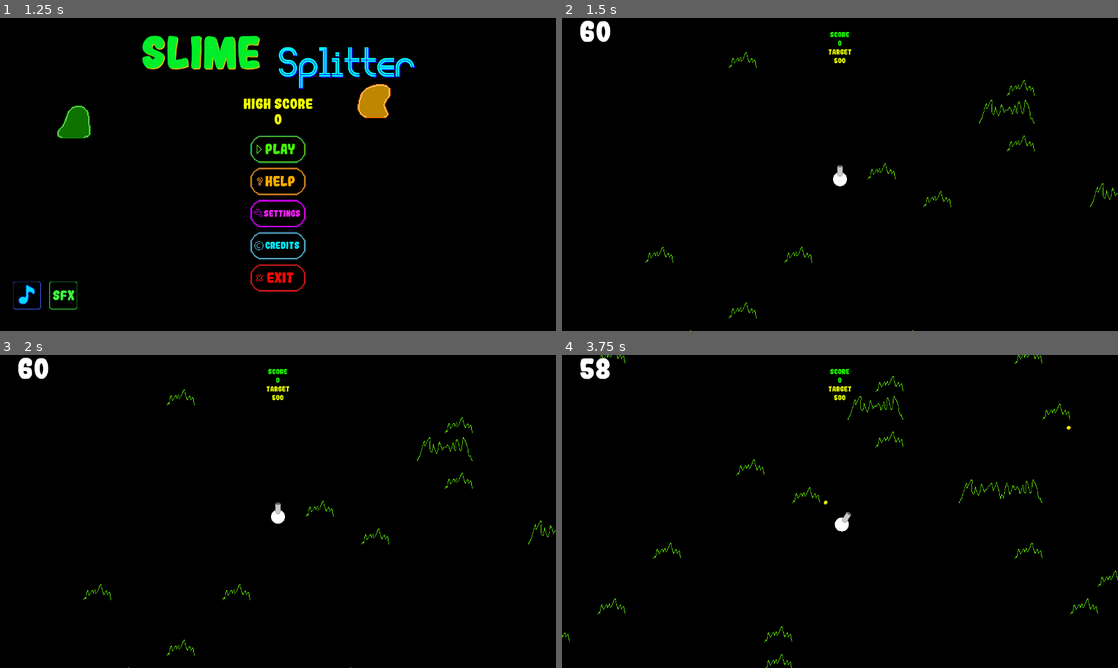
Above: before the commit, frames 1-4 (two rows, left to right).
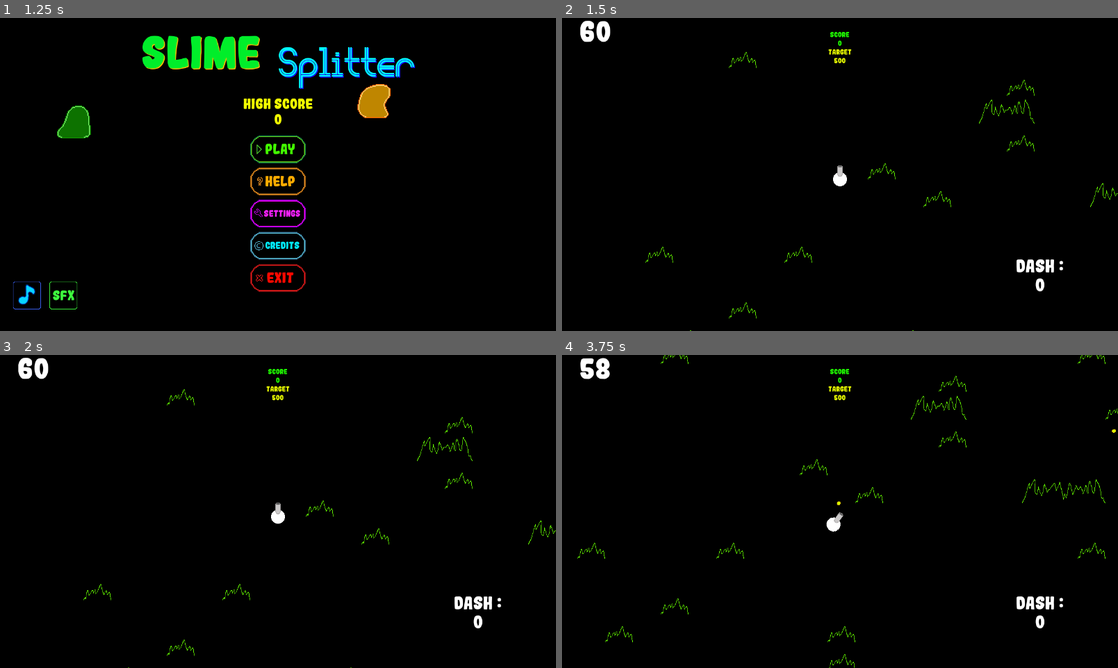
Above: after the commit, the same moments.

Repository: Insta-x/slime-splitter-game
Game: Godot game, scene res://Menu/Menu.tscn
Same seed, same stepped clock (60 frames per second), same inputs: the game is played once before the commit and once after it.
Inputs (mouse positions are in pixels of both pictures, inside the frame that each line leads up to):
- Up to frame 1 (1.25 s): click "Play" at 0.5 s
- Up to frame 2 (1.5 s): click "Play" at 1.25 s
- Up to frame 3 (2 s): no input
- Up to frame 4 (3.75 s): tap Enter at 2 s; move the mouse to (962, 495) at 2.02 s; hold D (move_right) 2.03-2.78 s; hold Space (dash) 2.03-2.78 s; click (962, 495) at 2.17 s; move the mouse to (728, 527) at 2.77 s; hold S (move_down) 2.78-3.53 s; tap Space (dash) at 2.85 s; move the mouse to (895, 442) at 3.52 s; hold D (move_right) from 3.53 s (still down); hold Space (dash) from 3.53 s (still down); click (895, 442) at 3.6 s

Frame 1 is identical in both runs. In frame 2, 0.3% of the frame differs, in the area x 81-91%, y 77-88%; in frame 3, 0.3%; in frame 4, 1.9%, in the area x 0-100%, y 0-100%.

Commit message:
Add a commit message

Diff:
--- a/GameMode/Game.gd
+++ b/GameMode/Game.gd
@@ -15,7 +15,7 @@
 
 var time := 60.0 setget set_time
 var target_score_inc := 500
-
+var LootContainer = [0,0,0]
 
 func _ready() -> void:
 	randomize()
@@ -23,6 +23,8 @@
 	player.connect("get_loot", self, "add_score")
 	player.connect("shooting", $Camera2D, "shake")
 	player.connect("dead", self, "game_over")
+	player.connect("dashed",self,"player_dashed")
+
 
 
 func _process(delta: float) -> void:
@@ -74,8 +76,16 @@
 	$GameOverAudio.play()
 
 
-func add_score(size : int) -> void:
+func add_score(size : int, type : int) -> void:
 	self.score += 1 << (size - 1)
+	LootContainer[type] += size
+	player.dash_count =  LootContainer[2]
+	$HUD/DashLabel.text = "Dash :\n" + str(LootContainer[2])
+
+
+func  player_dashed() -> void:
+	LootContainer[0] -= 1
+	$HUD/DashLabel.text = "Dash :\n" + str(LootContainer[2])
 
 
 func _on_SpawnTimer_timeout() -> void:
--- a/GameMode/Game.tscn
+++ b/GameMode/Game.tscn
@@ -16,6 +16,10 @@
 font_data = ExtResource( 4 )
 
 [sub_resource type="DynamicFont" id=3]
+font_data = ExtResource( 4 )
+
+[sub_resource type="DynamicFont" id=6]
+size = 40
 font_data = ExtResource( 4 )
 
 [sub_resource type="DynamicFont" id=4]
@@ -77,6 +81,19 @@
 "_edit_use_anchors_": false
 }
 
+[node name="DashLabel" type="Label" parent="HUD"]
+margin_left = 1000.0
+margin_top = 550.0
+margin_right = 1202.0
+margin_bottom = 635.0
+custom_fonts/font = SubResource( 6 )
+text = "Dash :
+0"
+align = 1
+__meta__ = {
+"_edit_use_anchors_": false
+}
+
 [node name="CenterContainer" type="CenterContainer" parent="HUD"]
 anchor_right = 1.0
 anchor_bottom = 1.0
--- a/Objects/Player/Player.gd
+++ b/Objects/Player/Player.gd
@@ -3,9 +3,10 @@
 class_name Player
 
 
-signal get_loot(size)
+signal get_loot(size,type)
 signal dead
 signal shooting(duration, strength)
+signal dashed
 
 const gun_bullet := preload("res://Objects/Bullet/GunBullet.tscn")
 const splitter_bullet := preload("res://Objects/Bullet/SplitterBullet.tscn")
@@ -24,7 +25,7 @@
 var can_dash := true
 var dash_dir := Vector2.ZERO
 var dashing := false
-
+var dash_count = 0
 
 func _ready() -> void:
 	Global.player = self
@@ -60,7 +61,9 @@
 	if dashing:
 		move_and_slide(direction * dash_speed)
 		return
-	if Input.is_action_pressed("dash") and can_dash:
+	if Input.is_action_pressed("dash") and can_dash and dash_count >= 1:
+		dash_count -= 1
+		emit_signal("dashed")
 		can_dash = false
 		dashing = true
 		$DashCD.start()
@@ -98,7 +101,7 @@
 
 
 func _on_SlimeLootDetector_area_entered(area : Area2D) -> void:
-	emit_signal("get_loot", area.size)
+	emit_signal("get_loot", area.size, area.type)
 	area.queue_free()
 
 
--- a/Objects/SlimeLoot/SlimeLoot.gd
+++ b/Objects/SlimeLoot/SlimeLoot.gd
@@ -7,7 +7,7 @@
 var velocity := Vector2(0, 0)
 var acceleration := 11.0
 var max_speed := 33.0
-
+var type : int setget set_type
 
 func _ready():
 	scale *= (size + 2)
@@ -23,6 +23,9 @@
 	var direction := (target.global_position - global_position).normalized()
 	velocity = velocity.move_toward(max_speed * direction, acceleration * delta)
 
+func set_type(value : int):
+	type = value
+	$Sprite.frame = value
 
 func _on_PlayerDetector_body_entered(body: Node) -> void:
 	target = body
--- a/Objects/SlimeLoot/SlimeLoot.tscn
+++ b/Objects/SlimeLoot/SlimeLoot.tscn
@@ -2,7 +2,6 @@
 
 [ext_resource path="res://Assets/Art/SlimeLoot.png" type="Texture" id=1]
 [ext_resource path="res://Objects/SlimeLoot/SlimeLoot.gd" type="Script" id=2]
-
 
 [sub_resource type="CircleShape2D" id=1]
 radius = 4.0
--- a/Objects/Slimes/MotherSlime.tscn
+++ b/Objects/Slimes/MotherSlime.tscn
@@ -154,14 +154,14 @@
 
 [node name="AnimatedSprite" type="AnimatedSprite" parent="."]
 frames = SubResource( 17 )
-frame = 3
+frame = 1
 playing = true
 
 [node name="StunnedSprite" type="AnimatedSprite" parent="."]
 visible = false
 position = Vector2( 0, -32 )
 frames = SubResource( 29 )
-frame = 2
+frame = 10
 playing = true
 
 [node name="CollisionShape2D" type="CollisionShape2D" parent="."]
--- a/Objects/Slimes/Slime.gd
+++ b/Objects/Slimes/Slime.gd
@@ -57,7 +57,7 @@
 	var loot = slime_loot.instance()
 	loot.size = size
 	loot.position = global_position
-	loot.get_node("Sprite").frame = type
+	loot.type = type
 	Global.world.call_deferred("add_child", loot)
 	$DeadSlime.play()
 	dead = true
Not shown: 1 places in GameMode/Game.tscn that only renumber resources
